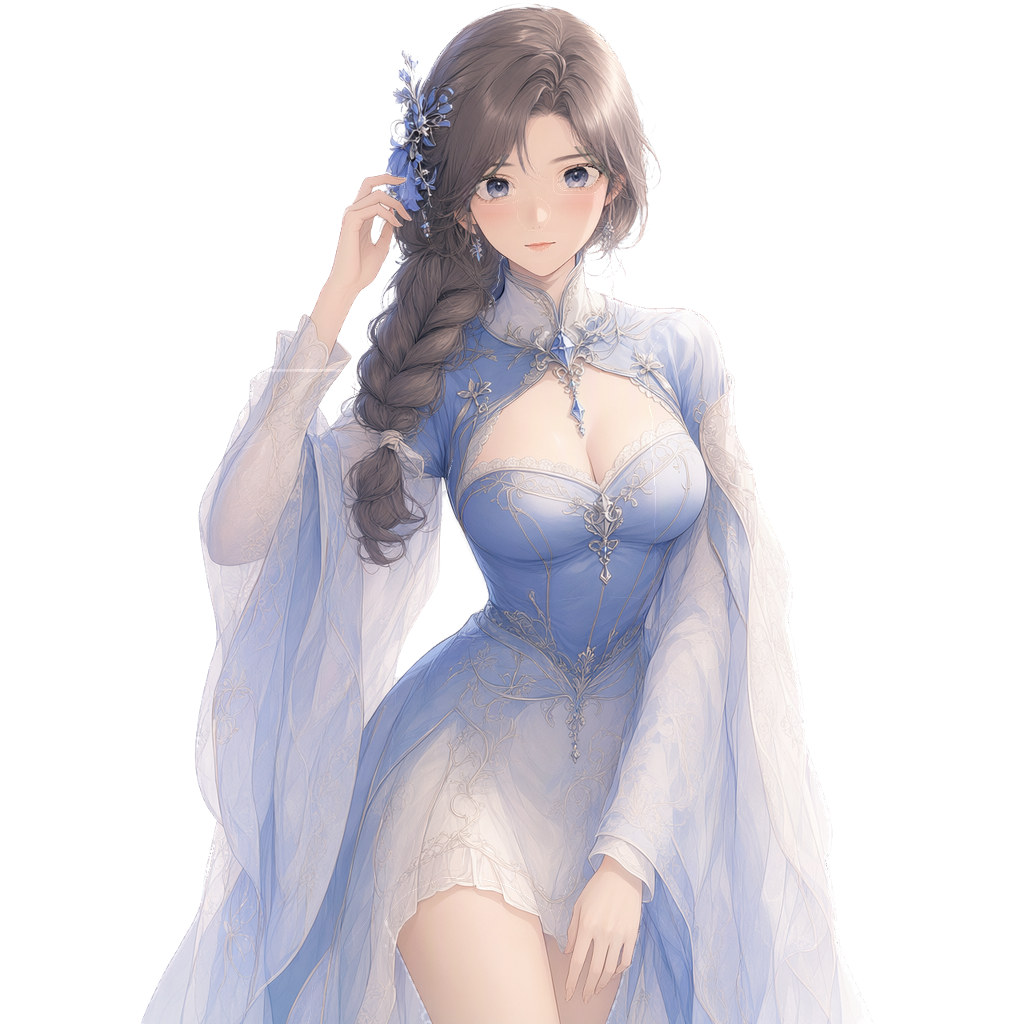
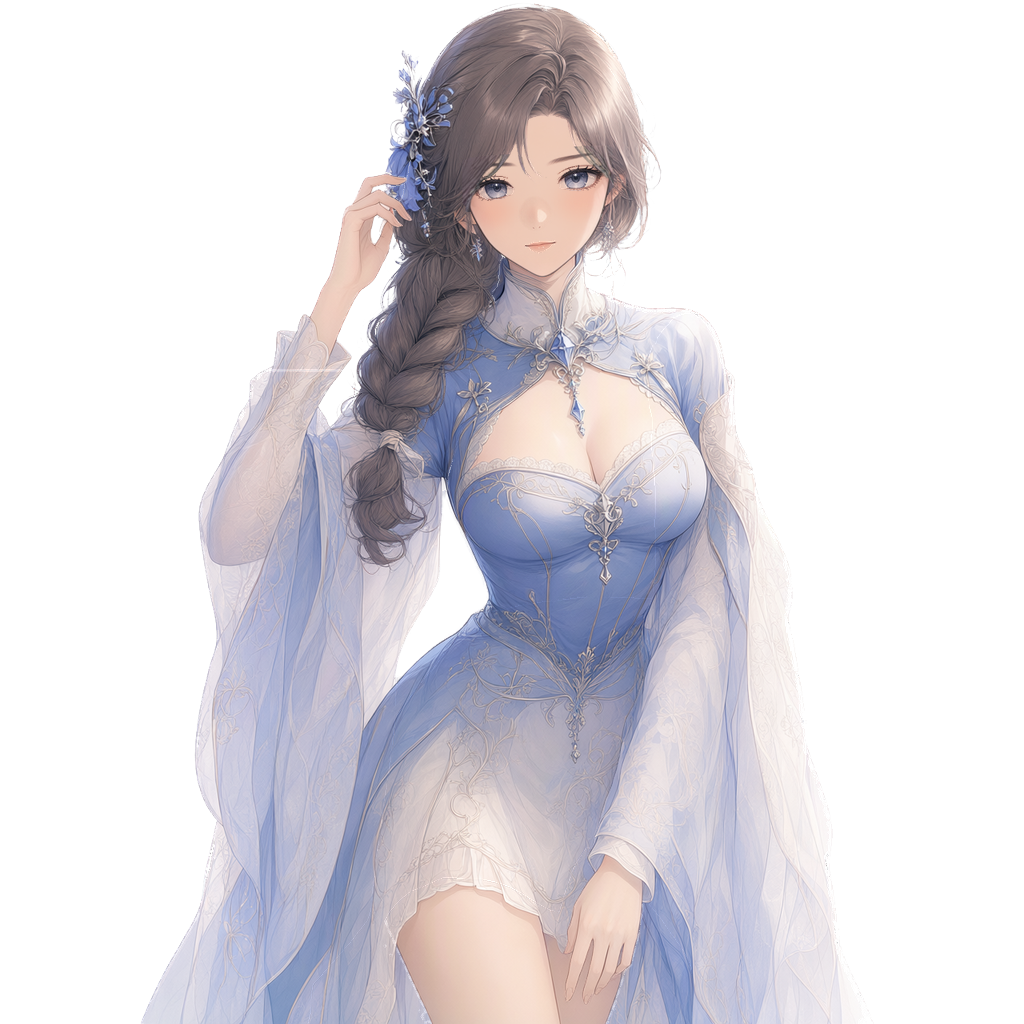
Comparing the layer stacks of the two 1024px x 1024px images. Changes:
painted on "mouth_smile" over <box>516,237,565,257</box>
painted on "mouth_open" over <box>520,236,561,257</box>
painted on "eye_close-r" over <box>554,171,609,192</box>
painted on "eye_close-l" over <box>470,187,518,206</box>
painted on "mouth_close" over <box>521,238,559,256</box>
painted on "eyebrow-r" over <box>543,150,605,169</box>
painted on "eyebrow-l" over <box>486,159,519,171</box>
painted on "eyelash-r" over <box>550,158,610,198</box>
painted on "irides-r" over <box>560,162,592,195</box>
painted on "eyewhite-r" over <box>556,164,602,193</box>
painted on "eyelash-l" over <box>470,170,522,208</box>
painted on "irides-l" over <box>481,174,513,205</box>
painted on "eyewhite-l" over <box>473,176,517,202</box>
painted on "nose" over <box>514,192,555,236</box>
painted on "face" over <box>470,115,612,278</box>
